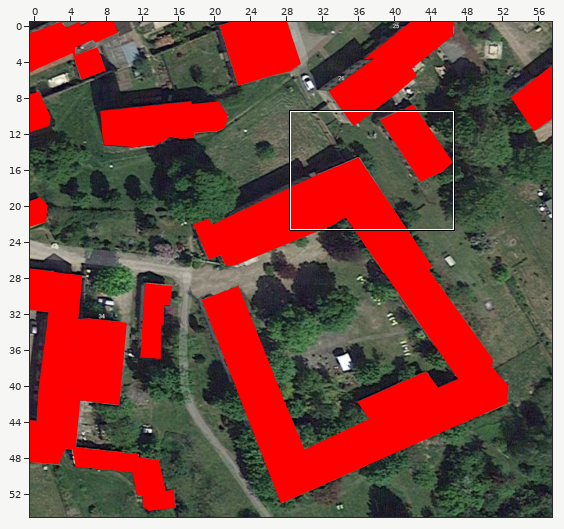
Two versions of a level (Tiled map, fff-prototype.tmx). The first picture is a wide view before the edit; the outline marks the close-up.
Close-up. Before the commit:
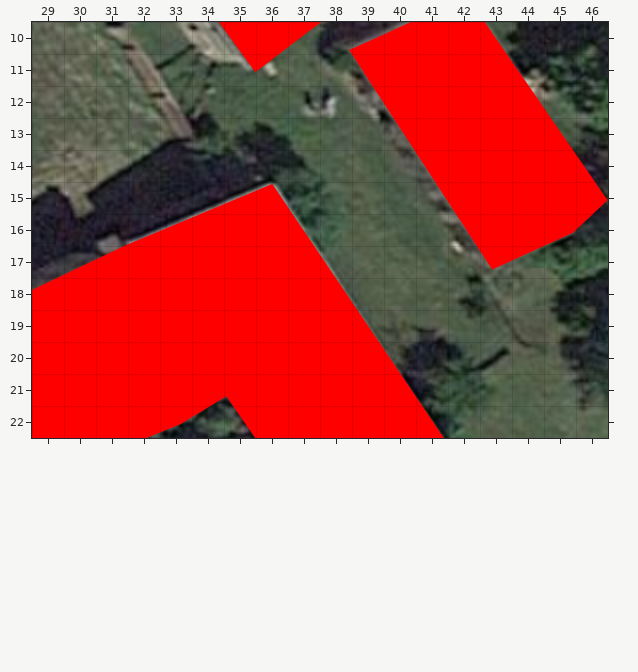
Cells are 32x32 px. Shown: x 29..46, y 10..22. The commit also changed other parts of the map, which this record leaves out.
And afterwards:
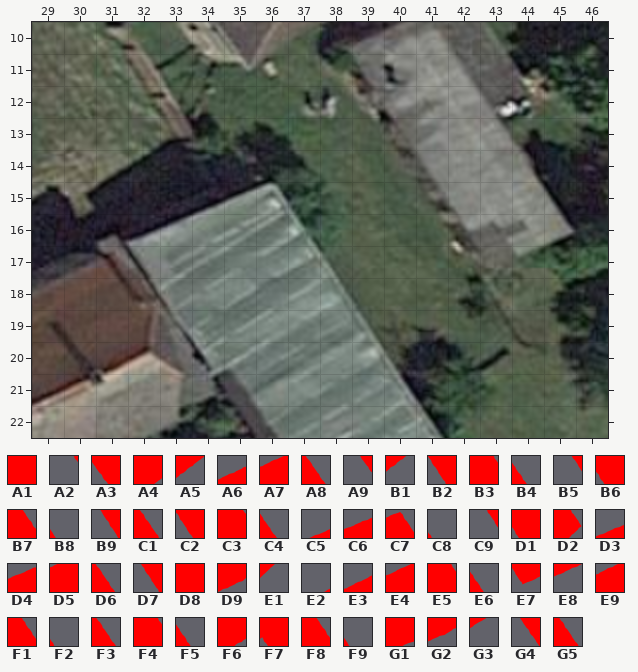
Key: from "Bounce House": A1 61, A2 614, A3 615, A4 616, A5 617, A6 619, A7 620, A8 623, A9 673, B1 674, B2 677, B3 681, B4 682, B5 735, B6 736, B7 740, B8 741, B9 794, C1 799, C2 853, C3 857, C4 858, C5 904, C6 905, C7 906, C8 907, C9 911, D1 912, D2 916, D3 960, D4 961, D5 962, D6 965, D7 970, D8 972, D9 973, E1 974, E2 1015, E3 1016, E4 1017, E5 1023, E6 1024, E7 1029, E8 1030, E9 1073, F1 1082, F2 1083, F3 1141, F4 1199, F5 1200, F6 1252, F7 1253, F8 1258, F9 1259, G1 1308, G2 1309, G3 1310, G4 1311, G5 1317.
__ is an empty cell.
Tiles replaced or removed in this view: A1, A2, A3, A4, A5, A6, A7, A8, A9, B1, B2, B3, B4, B5, B6, B7, B8, B9, C1, C2, C3, C4, C5, C6, C7, C8, C9, D1, D2, D3, D4, D5, D6, D7, D8, D9, E1, E2, E3, E4, E5, E6, E7, E8, E9, F1, F2, F3, F4, F5, F6, F7, F8, F9, G1, G2, G3, G4, G5.
The edit:
Changed rows in their new state; .. is an unchanged cell.
Layer "H: Bounc House" (now hidden):
first column x 29:
10 .. .. .. .. .. __ __ __ __ .. __ __ __ __ __ .. .. ..
11 .. .. .. .. .. .. __ __ .. .. __ __ __ __ __ __ .. ..
12 .. .. .. .. .. .. .. .. .. .. __ __ __ __ __ __ __ ..
13 .. .. .. .. .. .. .. .. .. .. .. __ __ __ __ __ __ ..
14 .. .. .. .. .. .. .. .. .. .. .. .. __ __ __ __ __ __
15 .. .. .. .. .. __ __ __ __ .. .. .. __ __ __ __ __ __
16 .. .. .. __ __ __ __ __ __ .. .. .. .. __ __ __ __ __
17 __ __ __ __ __ __ __ __ __ __ .. .. .. .. __ __ .. ..
18 __ __ __ __ __ __ __ __ __ __ __ .. .. .. .. .. .. ..
19 __ __ __ __ __ __ __ __ __ __ __ .. .. .. .. .. .. ..
20 __ __ __ __ __ __ __ __ __ __ __ __ .. .. .. .. .. ..
21 __ __ __ __ __ __ __ __ __ __ __ __ __ .. .. .. .. ..
22 __ __ __ __ __ __ __ __ __ __ __ __ __ .. .. .. .. ..
Boxes around the changes in both close-ups, in picture pixels (x1, y1, x2, y2):
removed: (32, 22, 608, 438)
